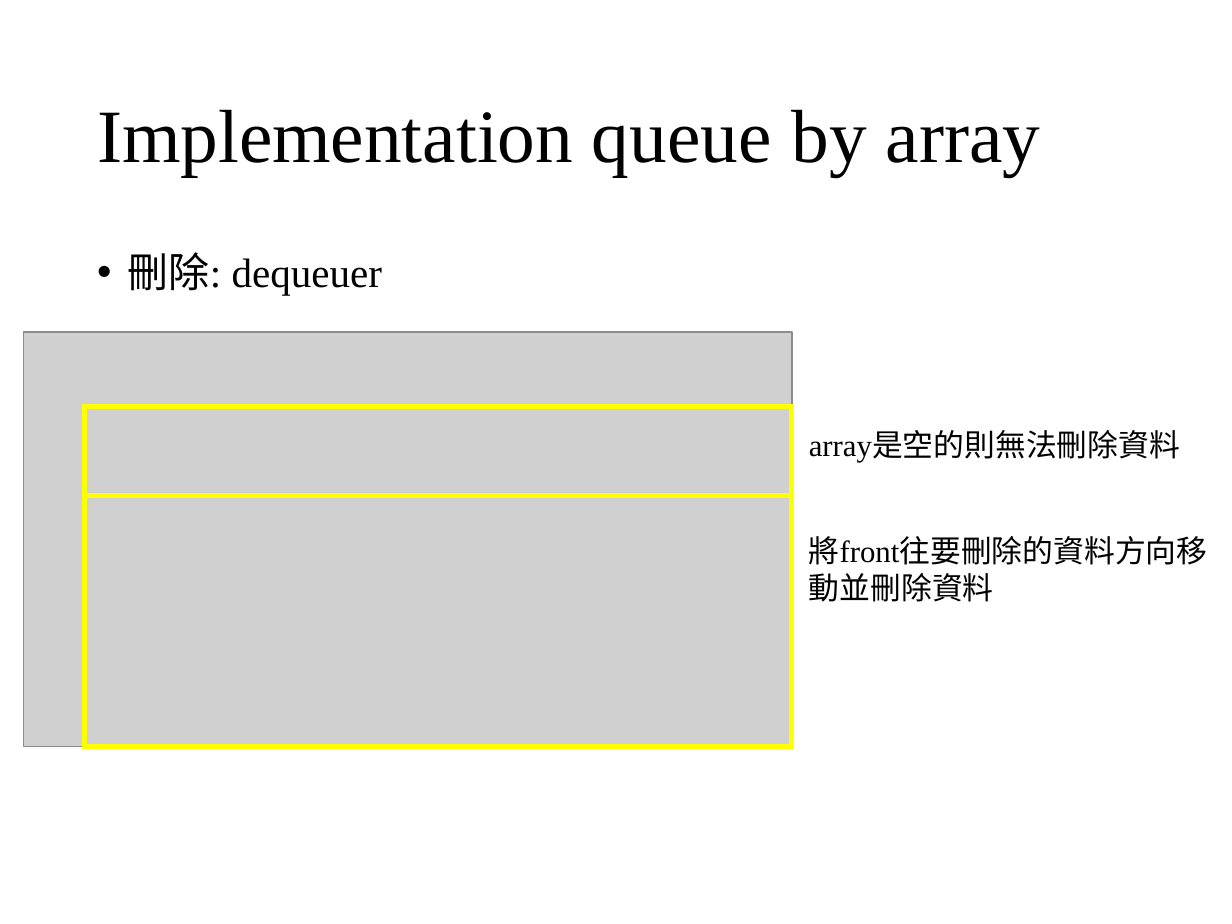
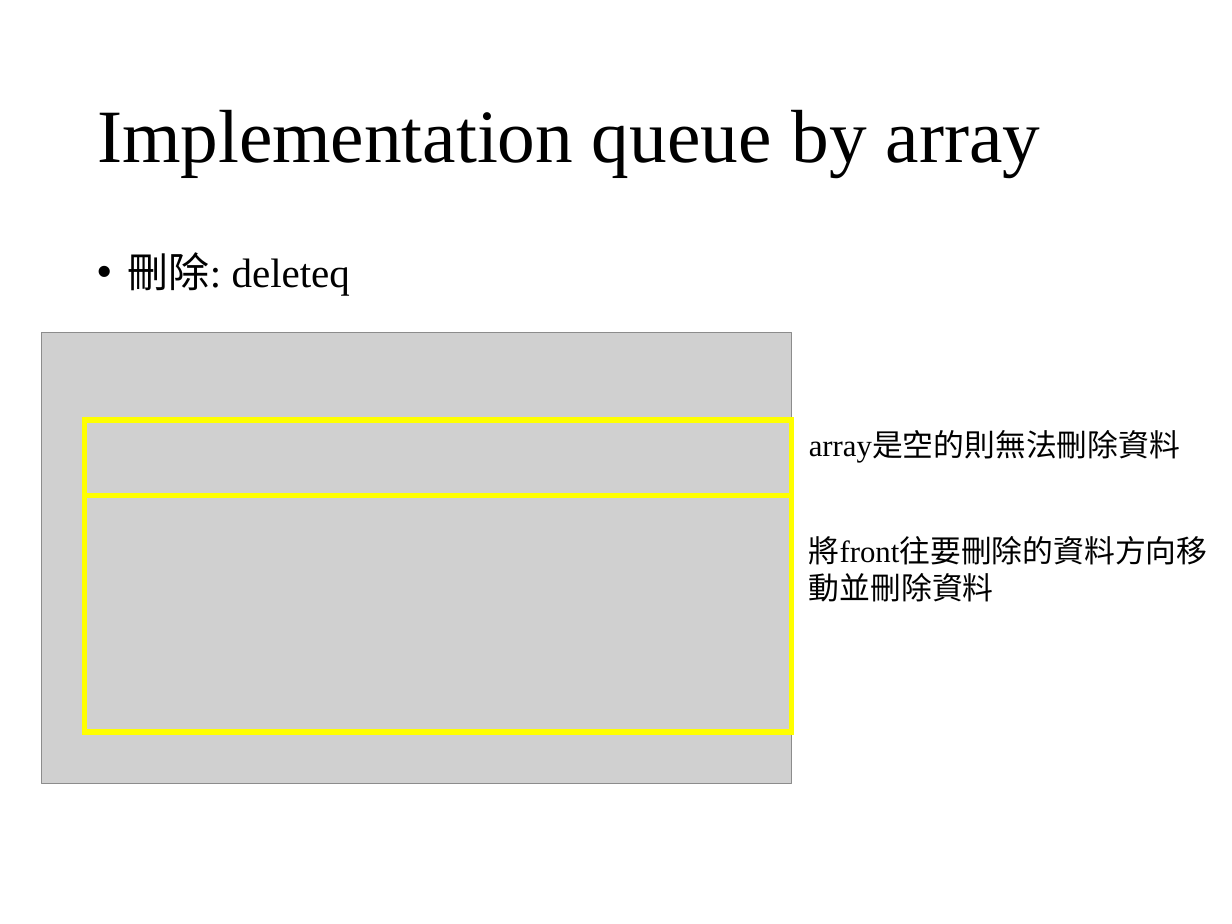
Before and after one commit to wangruxing/DataStructure, a slide deck: slide 37 of Chapter 3 Stacks and Queues/Chapter 3.pptx. Drawn at 1232x924 pixels with LibreOffice and Linux fonts; fonts in the diff are those of the drawing; grey boxes stand for pictures. Boxes give left, top, right and bottom in pixels: in the first picture for what was removed or moved away, otherwise in the second. Text is boxed around its words. In the diff, an @@ line names an element or a change of style, - is before the commit and + after.

Commit message:
修改 Implementation queue by array
3.2的程式碼及PPT

```diff
--- a/Chapter 3 Stacks and Queues/Chapter 3.pptx
+++ b/Chapter 3 Stacks and Queues/Chapter 3.pptx
@@ text at (128,252,350,295): text changed @@
-  • 刪除: dequeuer
+  • 刪除: deleteq
@@ picture: place and size @@
-picture at (23,331,792,745)
+picture at (42,333,792,784)
@@ rectangle: place and size @@
-rectangle at (85,407,792,495)
+rectangle at (85,420,792,495)
@@ rectangle: place and size @@
-rectangle at (85,495,792,747)
+rectangle at (85,495,792,732)
```
Also in this commit, not shown: 16 other slides changed, 4 other files.
